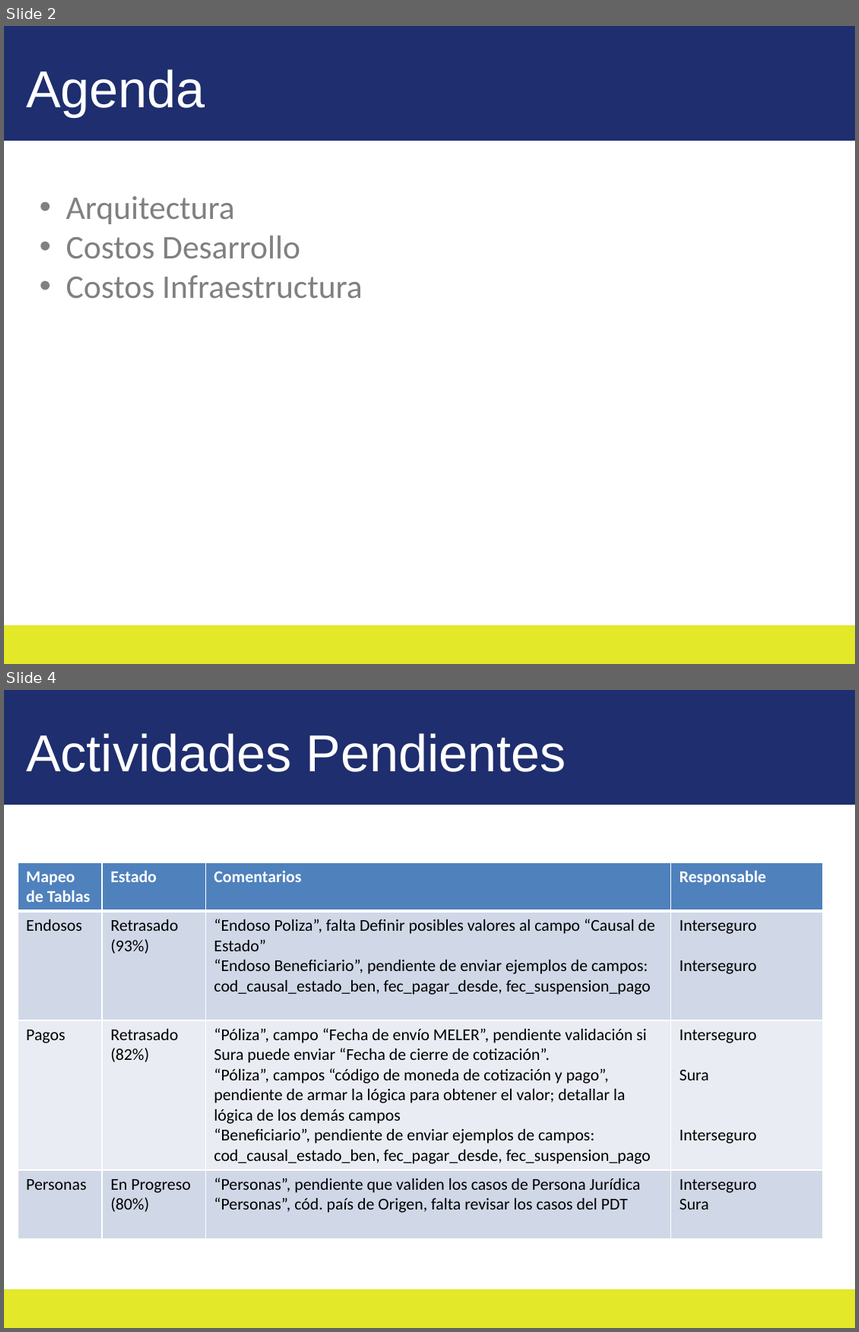
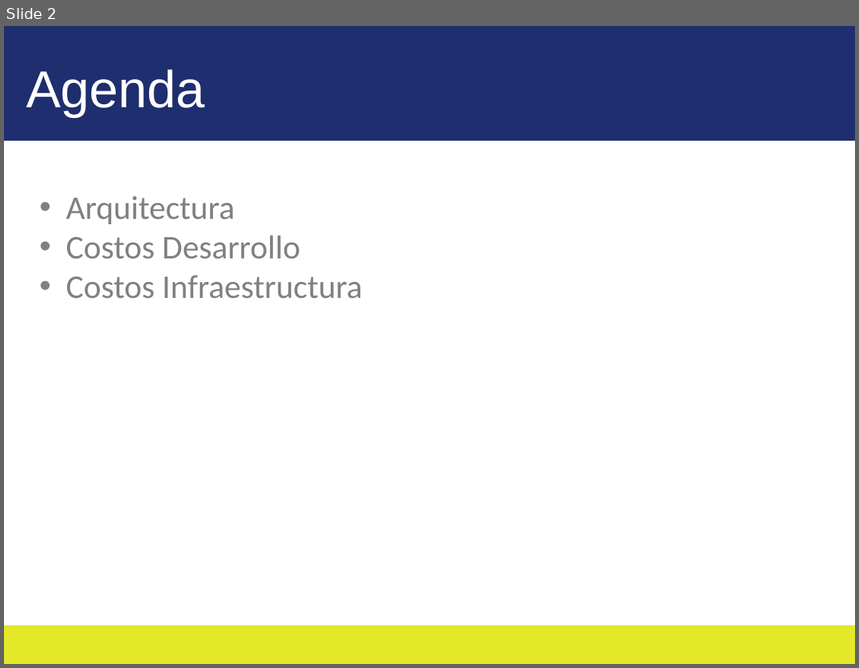
Before and after one commit to LuisPolo/ProyectoCore, a slide deck: Presentacion-kadabra.pptx. Shown one above the other, each under a label of ours: slides 2 and 4 before the commit, slide 2 after it; the slides between them are not shown. The pictures are 859x1332 and 859x668 pixels, drawn with LibreOffice and Linux fonts; fonts in the diff are those of the drawing; background and template pictures are left out. Boxes give left, top, right and bottom in pixels: in the first picture for what was removed or moved away, otherwise in the second. Text is boxed around its words. In the diff, an @@ line names an element or a change of style, - is before the commit and + after.

```diff
--- a/Presentacion-kadabra.pptx
+++ b/Presentacion-kadabra.pptx
@@ slide 4 removed at (4,690,855,1328), background #FFFFFF; not listed: 2 template elements that a slide beside it also shows @@
@@ text removed at (26,733,566,772) @@
-Actividades Pendientes
@@ table removed at (18,863,824,1236), 4 rows, 4 columns @@
-Mapeo de Tablas | Estado | Comentarios | Responsable
-Endosos | Retrasado / (93%) | “Endoso Poliza”, falta Definir posibles valores al campo “Causal de Estado” / “Endoso Beneficiario”, pendiente de enviar ejemplos de campos: cod_causal_estado_ben, fec_pagar_desde, fec_suspension_pago | Interseguro / Interseguro
-Pagos | Retrasado / (82%) | “Póliza”, campo “Fecha de envío MELER”, pendiente validación si Sura puede enviar “Fecha de cierre de cotización”. / “Póliza”, campos “código de moneda de cotización y pago”, pendiente de armar la lógica para obtener el valor; detallar la lógica de los demás campos / “Beneficiario”, pendiente de enviar ejemplos de campos: cod_causal_estado_ben, fec_pagar_desde, fec_suspension_pago | Interseguro / Sura / Interseguro
-Personas | En Progreso / (80%) | “Personas”, pendiente que validen los casos de Persona Jurídica / “Personas”, cód. país de Origen, falta revisar los casos del PDT | Interseguro / Sura
```
Also in this commit, not shown: 1 slide changed, 6 slides added, 3 other slides removed, 1 other file.
